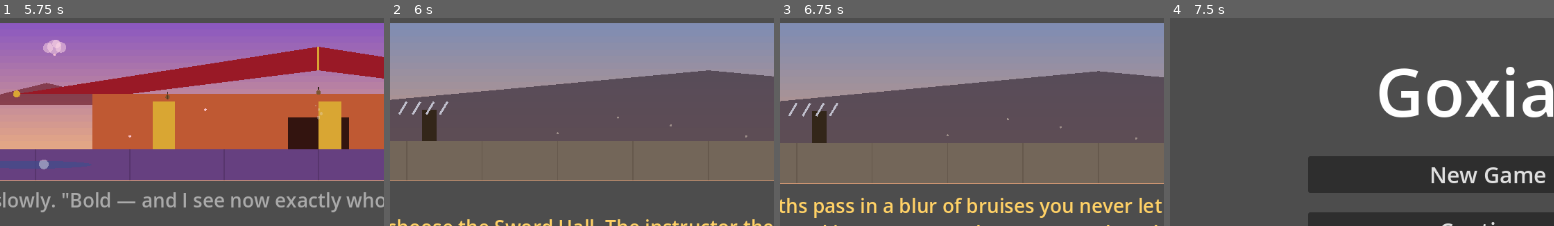
Above: before the commit, frames 1-4 (left to right).
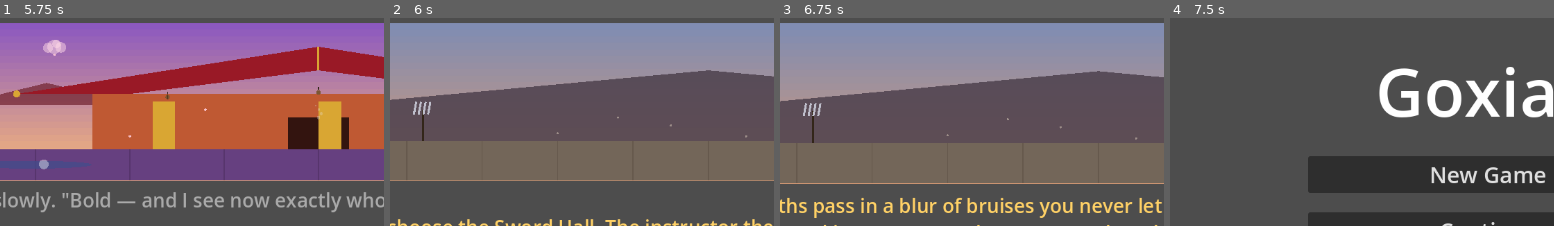
Above: after the commit, the same moments.

Repository: jgyy/goxian
Game: Godot game, scene res://scenes/main_menu.tscn
Same seed, same stepped clock (60 frames per second), same inputs: the game is played once before the commit and once after it.
Inputs (mouse positions are % of the whole screen's width and height, from its top left):
- Up to frame 1 (5.75 s): click "New Game" at 0.5 s; click (62, 50) at 1.27 s; type "Alex" at 1.35 s; click "Begin Journey" at 2 s; click "'I seek strength to protect t…" at 2.75 s; click "Enter the sect." at 3.5 s; click "Take the stone without hesita…" at 4.25 s; click "Ask to begin training." at 5 s
- Up to frame 2 (6 s): click "Ask to join the Sword Hall." at 5.75 s
- Up to frame 3 (6.75 s): click "Train relentlessly, ignoring …" at 6.5 s
- Up to frame 4 (7.5 s): click "Return to Menu" at 7.25 s
The pictures show only the part of the screen within x 9-59%, y 0-50%; the shares and areas given below are measured in that part.

Frame 1 is identical in both runs. In frame 2, 0.8% of the frame differs, in the area x 2-16%, y 39-60%; in frame 3, 0.8%; in frame 4, nothing differs.

Commit message:
Fix scale bug in sword/alchemy hall backdrops
The cauldron, jars, and weapon rack were sized using size.x (panel
width) for what should have been height-relative dimensions. On the
actual wide/short aspect ratio of the game screen, this made the
cauldron balloon into a giant circle and the jar shelves render as
oversized flat rectangles resembling building windows, as seen in
a screenshot. Rescales all local prop dimensions (jar size, shelf
width, cauldron radius, rack thickness) to size.y instead, matching
the pattern already used correctly elsewhere (lanterns, pillars).

Co-Authored-By: Claude Sonnet 5 <noreply@anthropic.com>

Diff:
--- a/scenes/scene_art.gd
+++ b/scenes/scene_art.gd
@@ -336,10 +336,10 @@
 
 	# Weapon rack with practice blades, stage left
 	var rack_x := size.x * 0.12
-	draw_rect(Rect2(Vector2(rack_x, size.y * 0.55), Vector2(size.x * 0.02, size.y * 0.2)), Color(0.2, 0.15, 0.1))
+	draw_rect(Rect2(Vector2(rack_x, size.y * 0.55), Vector2(size.y * 0.015, size.y * 0.2)), Color(0.2, 0.15, 0.1))
 	for i in range(4):
-		var blade_x := rack_x - size.x * 0.03 + i * size.x * 0.018
-		draw_line(Vector2(blade_x, size.y * 0.58), Vector2(blade_x + size.x * 0.01, size.y * 0.5), Color(0.75, 0.75, 0.8), 3.0)
+		var blade_x := rack_x - size.y * 0.05 + i * size.y * 0.03
+		draw_line(Vector2(blade_x, size.y * 0.58), Vector2(blade_x + size.y * 0.015, size.y * 0.5), Color(0.75, 0.75, 0.8), 3.0)
 
 	# A training dummy, stage right
 	var dummy_x := size.x * 0.82
@@ -362,23 +362,25 @@
 
 	# Shelving with jars, stage left and right
 	var shelf_sides: Array[float] = [0.05, 0.85]
+	var shelf_w: float = size.y * 0.5
 	for side in shelf_sides:
-		draw_rect(Rect2(Vector2(size.x * side, size.y * 0.35), Vector2(size.x * 0.1, size.y * 0.4)), Color(0.3, 0.2, 0.15))
+		draw_rect(Rect2(Vector2(size.x * side, size.y * 0.35), Vector2(shelf_w, size.y * 0.4)), Color(0.3, 0.2, 0.15))
 		for row in range(3):
 			var jar_y: float = size.y * (0.4 + row * 0.12)
 			for col in range(2):
-				var jar_x: float = size.x * side + size.x * 0.02 + col * size.x * 0.045
-				draw_rect(Rect2(Vector2(jar_x, jar_y), Vector2(size.x * 0.03, size.y * 0.08)), Color(0.5, 0.7, 0.5, 0.7))
+				var jar_x: float = size.x * side + size.y * 0.1 + col * size.y * 0.22
+				draw_rect(Rect2(Vector2(jar_x, jar_y), Vector2(size.y * 0.15, size.y * 0.08)), Color(0.5, 0.7, 0.5, 0.7))
 
 	# A central cauldron with rising steam
 	var cauldron_center := Vector2(size.x * 0.5, size.y * 0.72)
+	var cauldron_r: float = size.y * 0.13
 	draw_colored_polygon(PackedVector2Array([
-		cauldron_center + Vector2(-size.x * 0.08, 0),
-		cauldron_center + Vector2(size.x * 0.08, 0),
-		cauldron_center + Vector2(size.x * 0.06, size.y * 0.08),
-		cauldron_center + Vector2(-size.x * 0.06, size.y * 0.08)
+		cauldron_center + Vector2(-cauldron_r, 0),
+		cauldron_center + Vector2(cauldron_r, 0),
+		cauldron_center + Vector2(cauldron_r * 0.75, size.y * 0.08),
+		cauldron_center + Vector2(-cauldron_r * 0.75, size.y * 0.08)
 	]), Color(0.15, 0.12, 0.1))
-	draw_circle(cauldron_center + Vector2(0, -size.y * 0.005), size.x * 0.08, Color(0.4, 0.7, 0.5, 0.8))
+	draw_circle(cauldron_center + Vector2(0, -size.y * 0.005), cauldron_r, Color(0.4, 0.7, 0.5, 0.8))
 
 	for i in range(3):
 		var t := float(i) / 3.0
